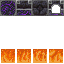
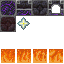
Two versions of the same layered image (64 x 64). Layer-by-layer changes:
added group "Top Nether" with 5 layers above "Top Disabled" over box(0, 16, 30, 32)
added layer "Fondo" (4th of 20, in "Top Nether") in group "Top Nether" over box(0, 16, 30, 32)
added layer "Fondo" (6th of 20, in "Top Nether") in group "Top Nether" over box(0, 16, 30, 32)
added layer "Capa de pintura 2" (2nd of 3, in "Top Nether") in group "Top Nether" over box(0, 16, 30, 32)
added layer "Fondo" (7th of 20, in "Top Nether") in group "Top Nether" over box(0, 16, 30, 32)
